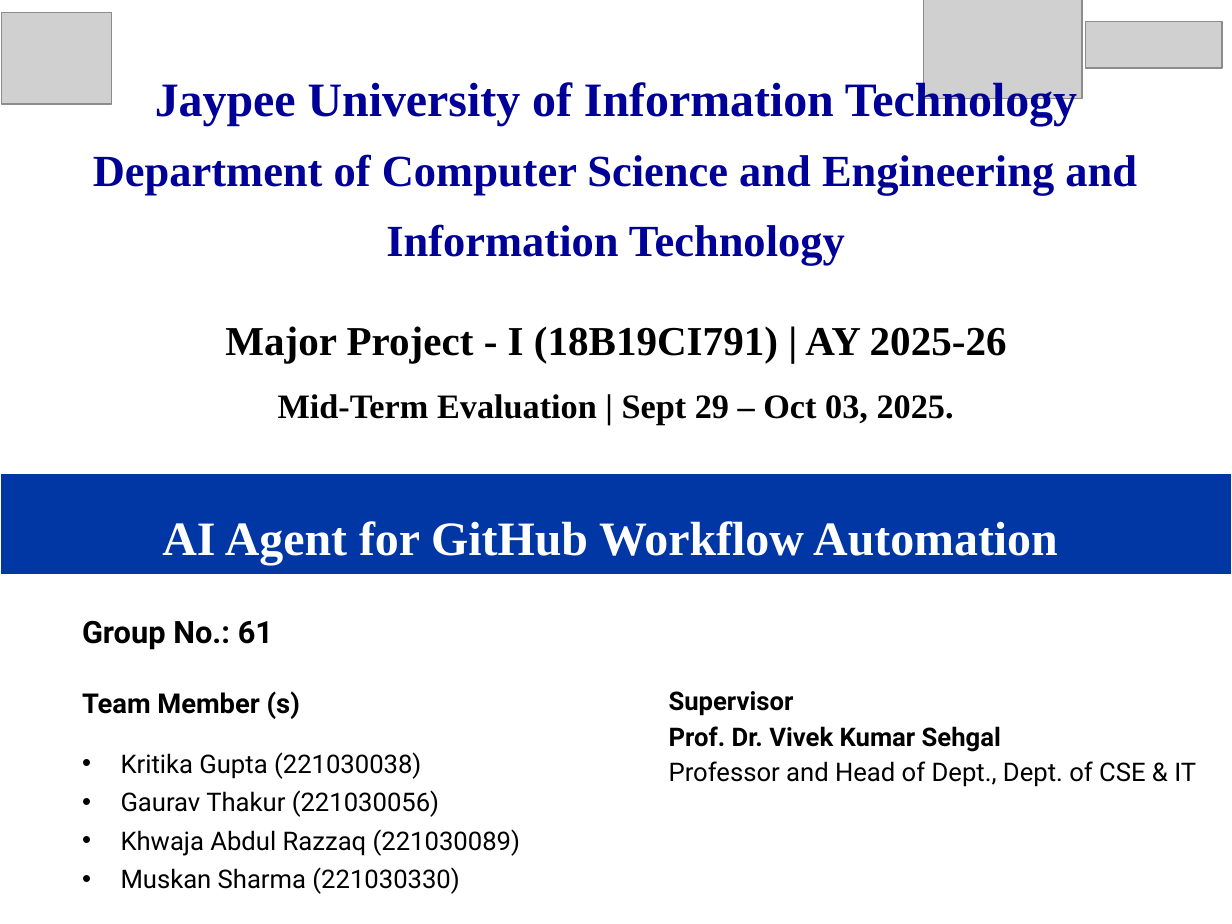
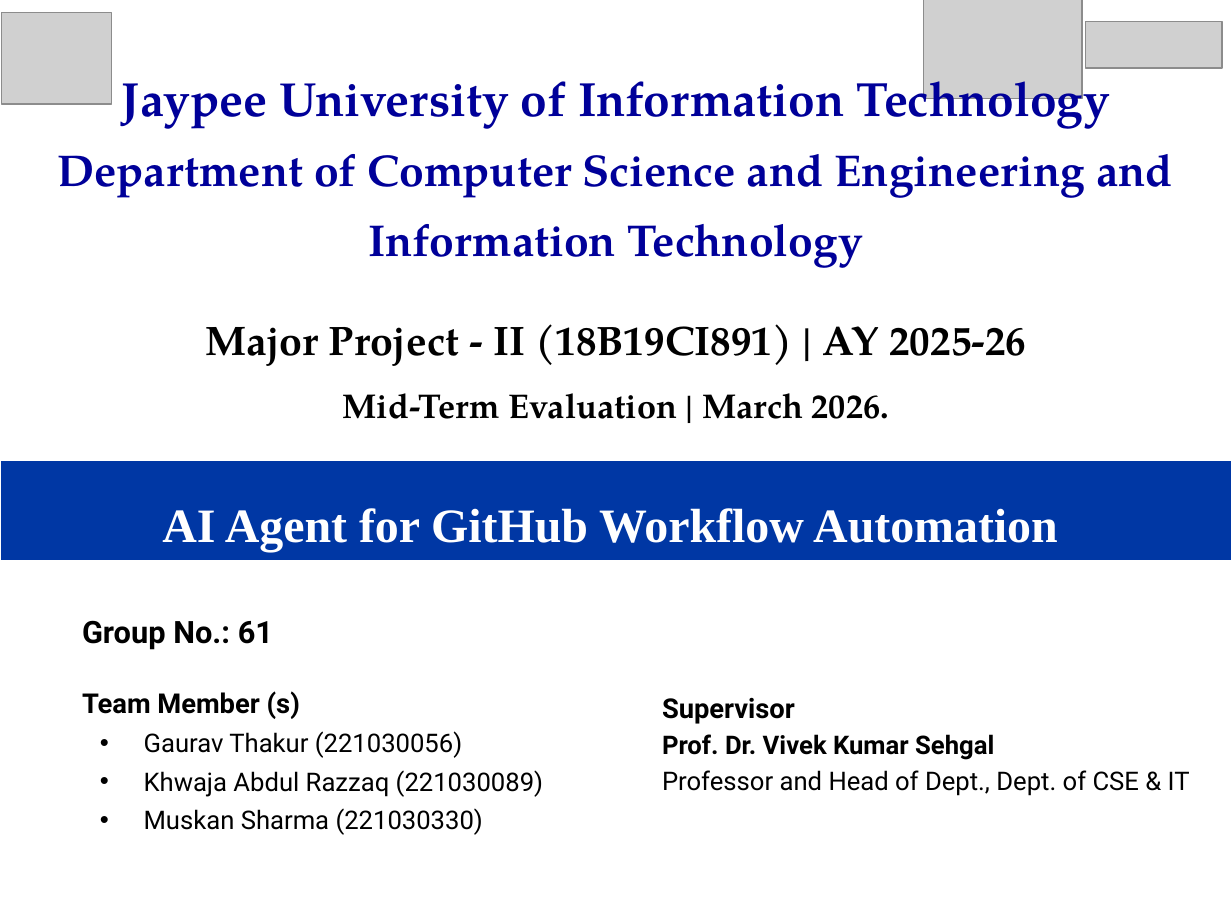
Before and after one commit to GauravThakur04/AI-Agent-for-Github-Workflow-Automation, a slide deck: slide 1 of RG61.pptx. Drawn at 1232x924 pixels with LibreOffice and Linux fonts; fonts in the diff are those of the drawing; grey boxes stand for pictures. Boxes give left, top, right and bottom in pixels: in the first picture for what was removed or moved away, otherwise in the second. Text is boxed around its words. In the diff, an @@ line names an element or a change of style, - is before the commit and + after.

```diff
--- a/RG61.pptx
+++ b/RG61.pptx
@@ text "Jaypee University of Information Technology" at (57, 66, 1173, 268): font Times New Roman to TeX Gyre Pagella @@
@@ text at (206, 324, 1026, 419): text changed; size 20 to 24 pt; font Times New Roman to TeX Gyre Pagella @@
-Major Project - I (18B19CI791) | AY 2025-26
-Mid-Term Evaluation | Sept 29 – Oct 03, 2025.
+Major Project - II (18B19CI891) | AY 2025-26
+Mid-Term Evaluation | March 2026.
@@ title "AI Agent for GitHub Workflow ...": place and size @@
-title "AI Agent for GitHub Workflow ..." at (0, 473, 1232, 575)
+title "AI Agent for GitHub Workflow ..." at (0, 460, 1232, 562)
@@ text "Supervisor": place and size @@
-text "Supervisor" at (669, 691, 1196, 787)
+text "Supervisor" at (662, 698, 1190, 796)
@@ text at (662, 698, 795, 724): size 15 to 16 pt in "Supervisor" @@
@@ text at (144, 731, 543, 835): indent changed @@
@@ text at (121, 752, 421, 779): paragraph removed @@
-• Kritika Gupta (221030038)
```
Also in this commit, not shown: 16 other slides changed, 21 slides added, 18 slides removed.
